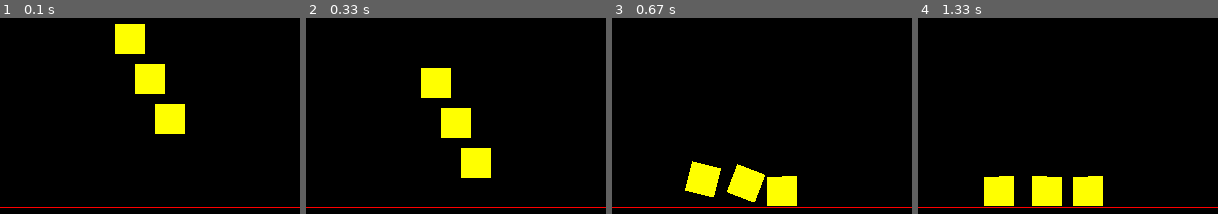
Above: before the commit, frames 1-4 (left to right).
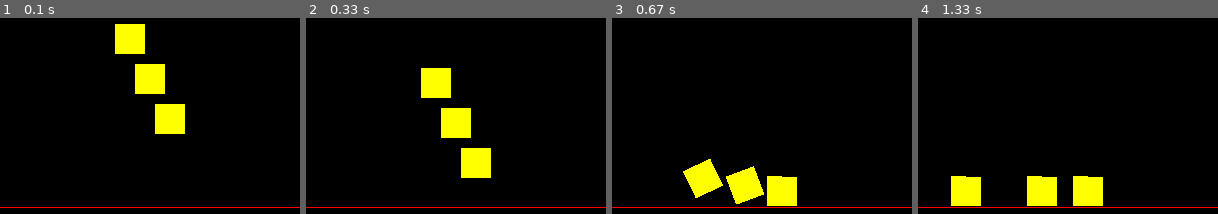
Above: after the commit, the same moments.

Repository: LionInAbox/Pymunk-Pygame-Basic-Example
Game: pygame game, started from PymunkPygameExampleBasic.py
Same seed, same stepped clock (60 frames per second), same inputs: the game is played once before the commit and once after it.
Inputs:
- Up to frame 1 (0.1 s): no input
- Up to frame 2 (0.33 s): no input
- Up to frame 3 (0.67 s): no input
- Up to frame 4 (1.33 s): no input

Frames 1-2 are identical in both runs. In frame 3, 1.1% of the frame differs, in the area x 23-62%, y 71-95%; in frame 4, 3.6%, in the area x 11-62%, y 80-96%.

Commit message:
Correcting mistake where I used negative gravity

Diff:
--- a/PymunkPygameExampleBasic.py
+++ b/PymunkPygameExampleBasic.py
@@ -9,17 +9,14 @@
 SIZE = 300, 300
 FPS = 60
 BG_COLOR = "black"
-
 # Game setup:
 screen = pygame.display.set_mode(SIZE)
 clock = pygame.time.Clock()
 
 # Pymunk physics world setup:
 physics_world = pymunk.Space()  # you need to create a 'space' or 'world' which runs the physics simulation
-physics_world.gravity = (0.0, -981.0)  # set the general gravity used in the physics space
+physics_world.gravity = (0.0, 981.0)  # set the general gravity used in the physics space
 physics_world.sleep_time_threshold = 0.3  # saw this in a pymunk example. Apparently it's necessary but Idk what it does :)
-
-
 # Create a class that combines a dynamic physics box with the pygame image:
 class Physics_Box:
     def __init__(self, size, color, x=150, y=150):
@@ -38,7 +35,7 @@
         body = pymunk.Body(mass, moment,
                            body_type=pymunk.Body.DYNAMIC)  # create the main physics box. This contains all the main info like position and speed.
         body.position = (
-        self.x, -self.y)  # pymunk sets the y value upwards, opposite to pygame. So we need to set y to -y.
+        self.x, self.y)
         self.body = body
         shape = pymunk.Poly(body,
                             points)  # creating the square box polygon shape. The body will use this to calculate collisions.
@@ -55,8 +52,6 @@
     def draw(self):
         # get the x, y and angle of the physics body:
         x, y = self.body.position
-        # since pymunk reverts the y position we need to revert it back:
-        y = -y
         # the body angle is stored in radians, we need to convert it to degrees:
         angle = math.degrees(self.body.angle)
         # rotate the image to the correct angle:
@@ -77,7 +72,7 @@
 
         # create a segment - a static line that physics objects collide with:
         # don't forget to invert the y values, since pymunk has an inverted y axis:
-        line = pymunk.Segment(physics_world.static_body, (point_1[0], -point_1[1]), (point_2[0], -point_2[1]), 1.0)
+        line = pymunk.Segment(physics_world.static_body, (point_1[0], point_1[1]), (point_2[0], point_2[1]), 1.0)
         line.friction = 1.0
         # add the line to the physics space so it interacts with other objects in the physics space:
         physics_world.add(line)
